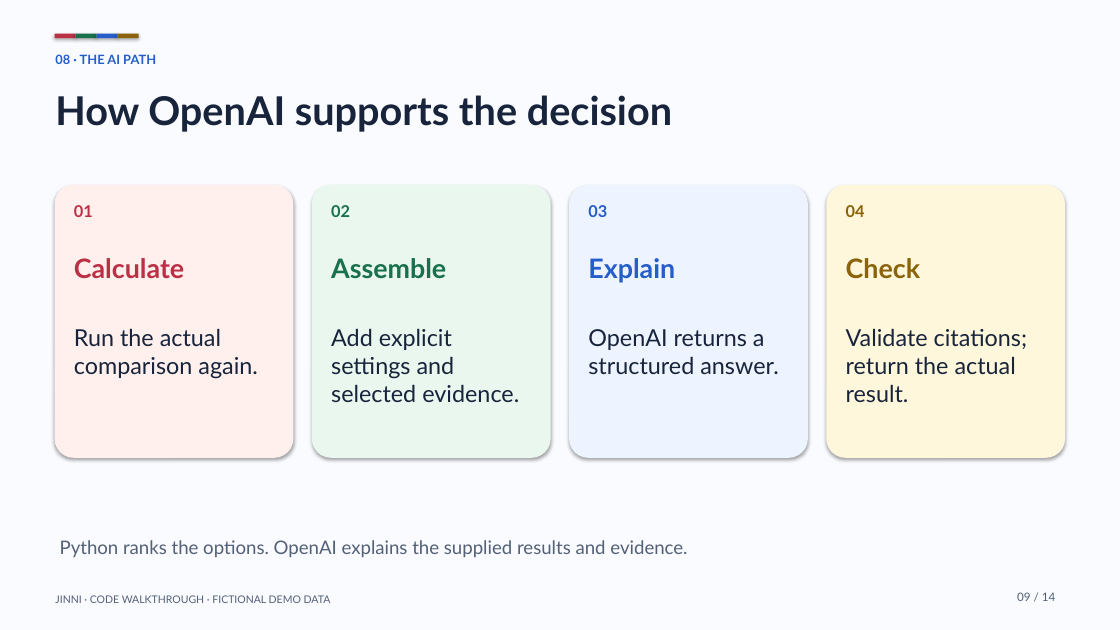
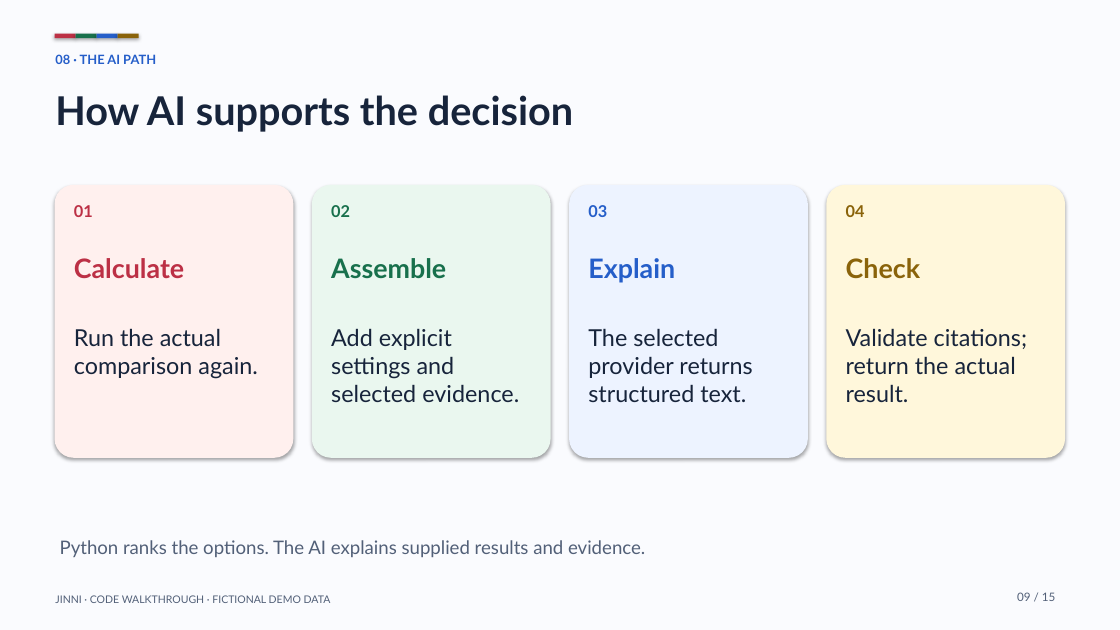
Before and after one commit to wahab-linux/my-jinni, a slide deck: slide 9 of docs/presentation/Jinni_Code_Walkthrough.pptx. Drawn at 1120x630 pixels with LibreOffice and Linux fonts; fonts in the diff are those of the drawing. Boxes give left, top, right and bottom in pixels: in the first picture for what was removed or moved away, otherwise in the second. Text is boxed around its words. In the diff, an @@ line names an element or a change of style, - is before the commit and + after.

Commit message:
Support Google Vertex AI with local ADC and guided desktop setup

```diff
--- a/docs/presentation/Jinni_Code_Walkthrough.pptx
+++ b/docs/presentation/Jinni_Code_Walkthrough.pptx
@@ text at (55,95,573,132): text changed @@
-How OpenAI supports the decision
+How AI supports the decision
@@ text at (588,328,752,402): text changed @@
-OpenAI returns a structured answer.
+The selected provider returns structured text.
@@ text at (60,540,645,557): text changed @@
-Python ranks the options. OpenAI explains the supplied results and evidence.
+Python ranks the options. The AI explains supplied results and evidence.
@@ text at (1017,592,1056,601): text changed @@
-09 / 14
+09 / 15
```
Also in this commit, not shown: 13 other slides changed, 1 slide added, 38 other files.
